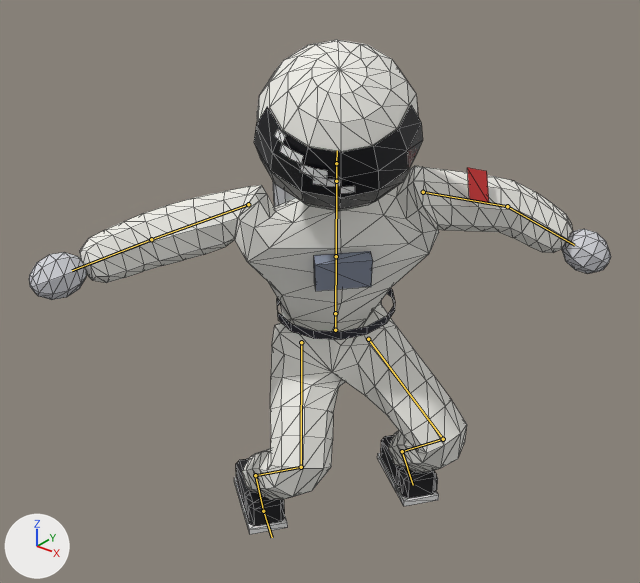
Before and after pictures for a commit that changed the glTF model public/models/lou-gnar.glb.
Rendered twice from a camera (50 mm lens) standing at (1.541, -2.007, 2.443) and looking at (0.032, -0.121, 1.273). Arrows for +X, +Y and +Z are at lower left; the lights stay in place. The first picture is the older version. Both versions are drawn at frame 4 of the action 'bs180'; the numbers are the values there. The bones that change, and the others that lie on the model, are drawn over the model as lines. Mesh edges are drawn as thin lines.

In view in the first picture: 'LouGnar'.
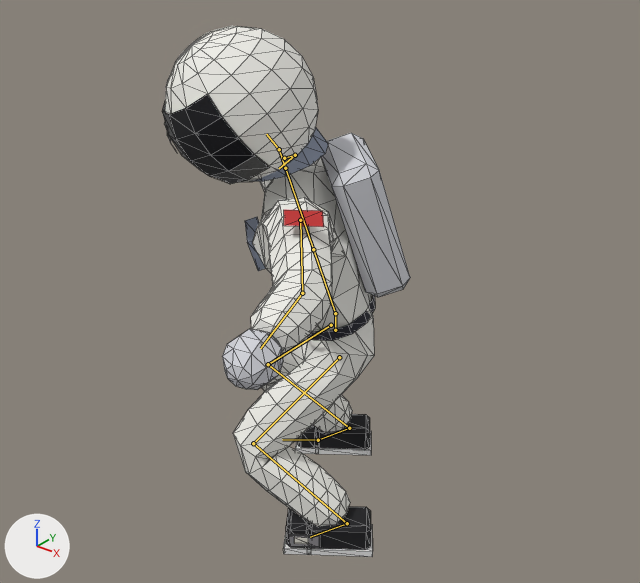
The change, as a list of edits to the scene's bpy script:
```text
Change bone_hips:
    where bone_hips = bpy.data.objects['LouGnarRig'].pose.bones['Hips']
    bone_hips.rotation_quaternion: (0.923, 0.0, 0.384, 0.0) -> (0.923, 0.0, -0.384, 0.0)  # degrees (0, 45, 0) -> degrees (0, -45, 0)
Change bone_leftupleg:
    where bone_leftupleg = bpy.data.objects['LouGnarRig'].pose.bones['LeftUpLeg']  # child of 'Hips'
    bone_leftupleg.rotation_quaternion: (0.843, -0.15, 0.35, -0.38) -> (0.853, -0.367, -0.355, 0.108)  # degrees (-36, 28, -58) -> degrees (-56, -32, 31)
Change bone_leftleg:
    where bone_leftleg = bpy.data.objects['LouGnarRig'].pose.bones['LeftLeg']  # child of 'LeftUpLeg'
    bone_leftleg.rotation_quaternion: (0.685, 0.2, 0.095, 0.694) -> (0.682, 0.407, 0.088, -0.601)  # degrees (24, -8, 89) -> degrees (34, 37, -71)
Change bone_leftfoot:
    where bone_leftfoot = bpy.data.objects['LouGnarRig'].pose.bones['LeftFoot']  # child of 'LeftLeg'
    bone_leftfoot.rotation_quaternion: (0.809, -0.362, 0.007, -0.463) -> (0.798, -0.325, -0.09, 0.499)  # degrees (-39, -19, -53) -> degrees (-38, 10, 60)
Change bone_rightupleg:
    where bone_rightupleg = bpy.data.objects['LouGnarRig'].pose.bones['RightUpLeg']  # child of 'Hips'
    bone_rightupleg.rotation_quaternion: (0.853, -0.367, 0.355, -0.108) -> (0.843, -0.15, -0.35, 0.38)  # degrees (-56, 32, -31) -> degrees (-36, -28, 58)
Change bone_rightleg:
    where bone_rightleg = bpy.data.objects['LouGnarRig'].pose.bones['RightLeg']  # child of 'RightUpLeg'
    bone_rightleg.rotation_quaternion: (0.682, 0.407, -0.088, 0.601) -> (0.685, 0.2, -0.095, -0.694)  # degrees (34, -37, 71) -> degrees (24, 8, -89)
Change bone_rightfoot:
    where bone_rightfoot = bpy.data.objects['LouGnarRig'].pose.bones['RightFoot']  # child of 'RightLeg'
    bone_rightfoot.rotation_quaternion: (0.798, -0.325, 0.09, -0.499) -> (0.809, -0.362, -0.007, 0.463)  # degrees (-38, -10, -60) -> degrees (-39, 19, 53)
Change bone_spine:
    where bone_spine = bpy.data.objects['LouGnarRig'].pose.bones['Spine']  # child of 'Hips'
    bone_spine.rotation_quaternion: (0.989, 0.149, -0.003, 0.02) -> (0.989, 0.149, 0.003, -0.02)  # degrees (17, -1, 2) -> degrees (17, 1, -2)
Change bone_leftarm:
    where bone_leftarm = bpy.data.objects['LouGnarRig'].pose.bones['LeftArm']  # child of 'Spine1'
    bone_leftarm.rotation_quaternion: (0.816, 0.122, 0.084, -0.559) -> (-0.762, 0.234, 0.177, 0.578)  # degrees (6, 16, -68) -> degrees (-10, -33, -71)
Change bone_head:
    where bone_head = bpy.data.objects['LouGnarRig'].pose.bones['Head']  # child of 'Neck'
    bone_head.rotation_quaternion: (0.984, 0.174, -0.047, 0.008) -> (0.984, 0.174, 0.047, -0.008)  # degrees (20, -5, 0) -> degrees (20, 5, 0)
Change bone_rightarm:
    where bone_rightarm = bpy.data.objects['LouGnarRig'].pose.bones['RightArm']  # child of 'Spine1'
    bone_rightarm.rotation_quaternion: (-0.762, 0.234, -0.177, -0.578) -> (0.816, 0.122, -0.084, 0.559)  # degrees (-10, 33, 71) -> degrees (6, -16, 68)
```

Changed parts and their boxes [x1, y1, x2, y2] in the pictures (640 x 583 px):
'LouGnar', posed (57% narrower, 7% taller): before [29, 40, 611, 534]; after [162, 26, 410, 557]
bone 'LeftUpLeg', root to tip: before (368, 339) to (443, 439); after (339, 357) to (253, 443)
bone 'LeftLeg', root to tip: before (443, 439) to (402, 451); after (253, 443) to (347, 523)
bone 'LeftFoot', root to tip: before (402, 451) to (413, 485); after (347, 523) to (310, 537)
bone 'RightUpLeg', root to tip: before (301, 342) to (301, 467); after (331, 325) to (268, 364)
bone 'RightLeg', root to tip: before (301, 467) to (255, 475); after (268, 364) to (349, 428)
bone 'RightFoot', root to tip: before (255, 475) to (263, 511); after (349, 428) to (318, 440)
bone 'Spine', root to tip: before (335, 313) to (336, 256); after (335, 313) to (313, 249)
bone 'LeftArm', root to tip: before (423, 192) to (507, 206); after (300, 220) to (302, 293)
bone 'Head', root to tip: before (336, 163) to (337, 150); after (279, 149) to (266, 134)
bone 'RightArm', root to tip: before (248, 204) to (151, 239); after (284, 158) to (295, 155)
